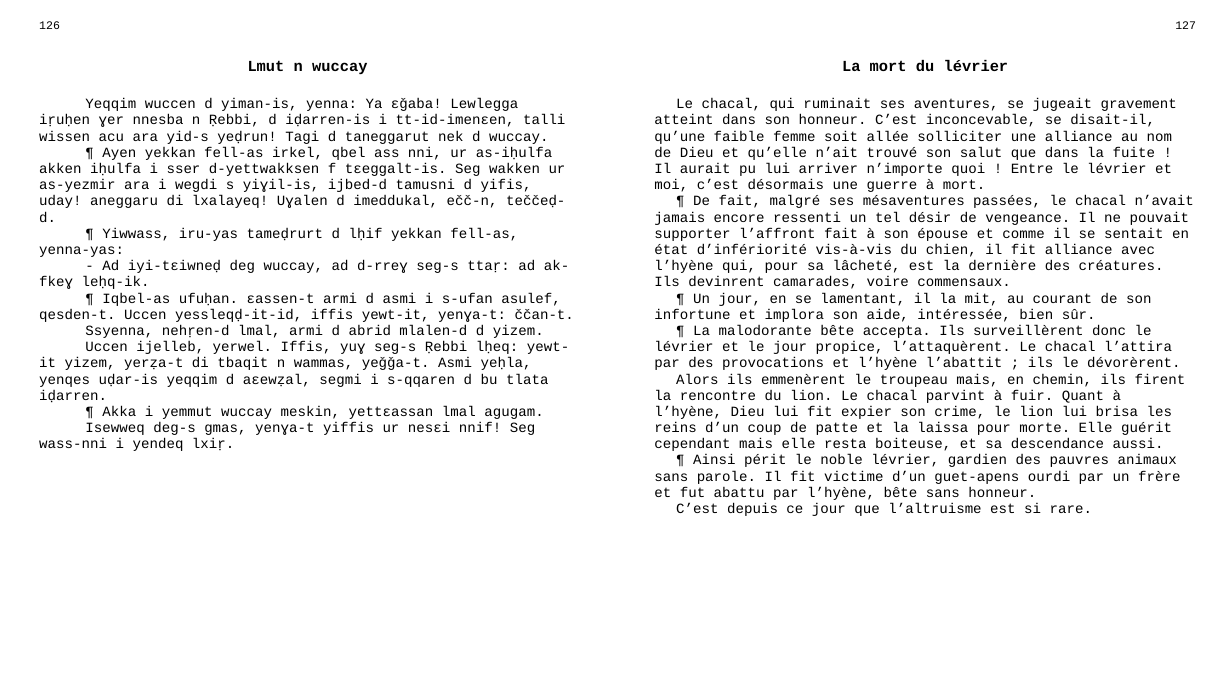
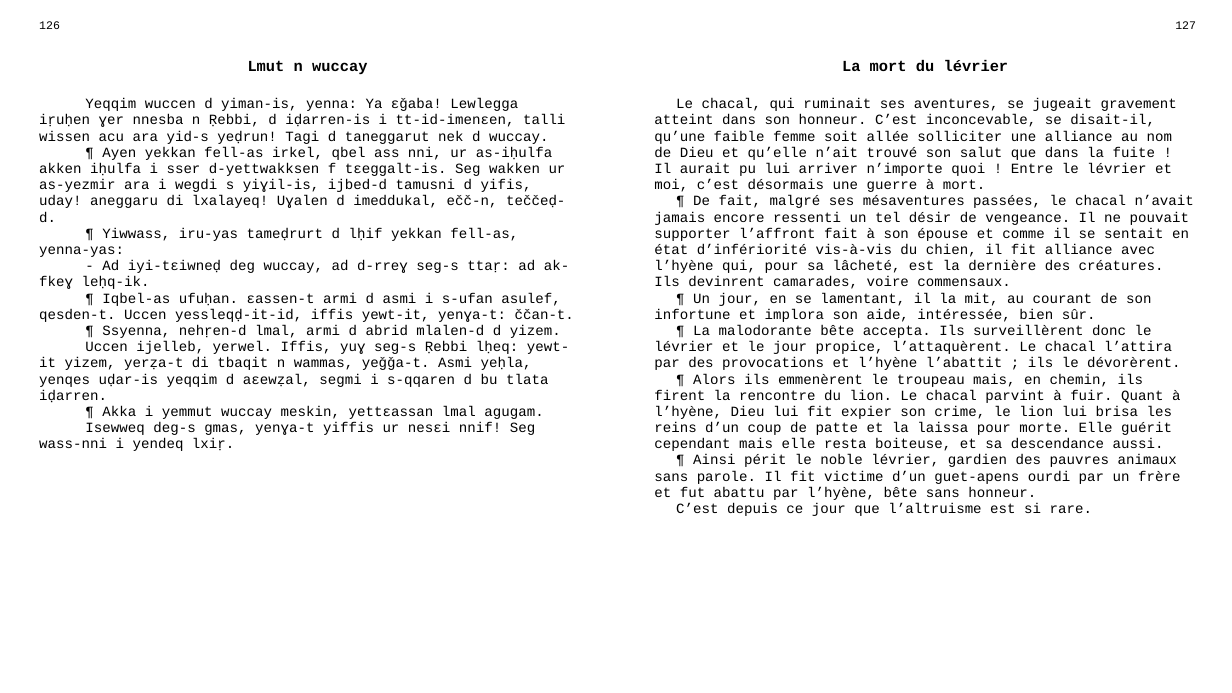
Before and after one commit to sferhah/tamacahut_n_wuccen, a slide deck: slide 59 of Uccen.ConsoleApp/uccen.pptx. Drawn at 1232x693 pixels with LibreOffice and Linux fonts; fonts in the diff are those of the drawing. Boxes give left, top, right and bottom in pixels: in the first picture for what was removed or moved away, otherwise in the second. Text is boxed around its words. In the diff, an @@ line names an element or a change of style, - is before the commit and + after.

```diff
--- a/Uccen.ConsoleApp/uccen.pptx
+++ b/Uccen.ConsoleApp/uccen.pptx
@@ table at box(30, 15, 1205, 668) @@
-row 3, column 1: Yeqqim wuccen d yiman-is, yenna: Ya ɛǧaba! Lewlegga iṛuḥen ɣer nnesba n Ṛebbi, d iḍarren-is i tt-id-imenɛen, talli wissen acu ara yid-s yeḍrun! Tagi d taneggarut nek d wuccay. / ¶ Ayen yekkan fell-as irkel, qbel ass nni, ur as-iḥulfa akken iḥulfa i sser d-yettwakksen f tɛeggalt-is. Seg wakken ur as-yezmir ara i wegdi s yiɣil-is, ijbed-d tamusni d yifis, uday! aneggaru di lxalayeq! Uɣalen d imeddukal, ečč-n, teččeḍ-d. / ¶ Yiwwass, iru-yas tameḍrurt d lḥif yekkan fell-as, yenna-yas: / - Ad iyi-tɛiwneḍ deg wuccay, ad d-rreɣ seg-s ttaṛ: ad ak-fkeɣ leḥq-ik. / ¶ Iqbel-as ufuḥan. ɛassen-t armi d asmi i s-ufan asulef, qesden-t. Uccen yessleqḍ-it-id, iffis yewt-it, yenɣa-t: ččan-t. / Ssyenna, nehṛen-d lmal, armi d abrid mlalen-d d yizem. / Uccen ijelleb, yerwel. Iffis, yuɣ seg-s Ṛebbi lḥeq: yewt-it yizem, yerẓa-t di tbaqit n wammas, yeǧǧa-t. Asmi yeḥla, yenqes uḍar-is yeqqim d aɛewẓal, segmi i s-qqaren d bu tlata iḍarren. / ¶ Akka i yemmut wuccay meskin, yettɛassan lmal agugam. / Isewweq deg-s gmas, yenɣa-t yiffis ur nesɛi nnif! Seg wass-nni i yendeq lxiṛ.
+row 3, column 1: Yeqqim wuccen d yiman-is, yenna: Ya ɛǧaba! Lewlegga iṛuḥen ɣer nnesba n Ṛebbi, d iḍarren-is i tt-id-imenɛen, talli wissen acu ara yid-s yeḍrun! Tagi d taneggarut nek d wuccay. / ¶ Ayen yekkan fell-as irkel, qbel ass nni, ur as-iḥulfa akken iḥulfa i sser d-yettwakksen f tɛeggalt-is. Seg wakken ur as-yezmir ara i wegdi s yiɣil-is, ijbed-d tamusni d yifis, uday! aneggaru di lxalayeq! Uɣalen d imeddukal, ečč-n, teččeḍ-d. / ¶ Yiwwass, iru-yas tameḍrurt d lḥif yekkan fell-as, yenna-yas: / - Ad iyi-tɛiwneḍ deg wuccay, ad d-rreɣ seg-s ttaṛ: ad ak-fkeɣ leḥq-ik. / ¶ Iqbel-as ufuḥan. ɛassen-t armi d asmi i s-ufan asulef, qesden-t. Uccen yessleqḍ-it-id, iffis yewt-it, yenɣa-t: ččan-t. / ¶ Ssyenna, nehṛen-d lmal, armi d abrid mlalen-d d yizem. / Uccen ijelleb, yerwel. Iffis, yuɣ seg-s Ṛebbi lḥeq: yewt-it yizem, yerẓa-t di tbaqit n wammas, yeǧǧa-t. Asmi yeḥla, yenqes uḍar-is yeqqim d aɛewẓal, segmi i s-qqaren d bu tlata iḍarren. / ¶ Akka i yemmut wuccay meskin, yettɛassan lmal agugam. / Isewweq deg-s gmas, yenɣa-t yiffis ur nesɛi nnif! Seg wass-nni i yendeq lxiṛ.
-row 3, column 3: Le chacal, qui ruminait ses aventures, se jugeait gravement atteint dans son honneur. C’est inconcevable, se disait-il, qu’une faible femme soit allée solliciter une alliance au nom de Dieu et qu’elle n’ait trouvé son salut que dans la fuite ! Il aurait pu lui arriver n’importe quoi ! Entre le lévrier et moi, c’est désormais une guerre à mort. / ¶ De fait, malgré ses mésaventures passées, le chacal n’avait jamais encore ressenti un tel désir de vengeance. Il ne pouvait supporter l’affront fait à son épouse et comme il se sentait en état d’infériorité vis-à-vis du chien, il fit alliance avec l’hyène qui, pour sa lâcheté, est la dernière des créatures. Ils devinrent camarades, voire commensaux. / ¶ Un jour, en se lamentant, il la mit, au courant de son infortune et implora son aide, intéressée, bien sûr. / ¶ La malodorante bête accepta. Ils surveillèrent donc le lévrier et le jour propice, l’attaquèrent. Le chacal l’attira par des provocations et l’hyène l’abattit ; ils le dévorèrent. / Alors ils emmenèrent le troupeau mais, en chemin, ils firent la rencontre du lion. Le chacal parvint à fuir. Quant à l’hyène, Dieu lui fit expier son crime, le lion lui brisa les reins d’un coup de patte et la laissa pour morte. Elle guérit cependant mais elle resta boiteuse, et sa descendance aussi. / ¶ Ainsi périt le noble lévrier, gardien des pauvres animaux sans parole. Il fit victime d’un guet-apens ourdi par un frère et fut abattu par l’hyène, bête sans honneur. / C’est depuis ce jour que l’altruisme est si rare.
+row 3, column 3: Le chacal, qui ruminait ses aventures, se jugeait gravement atteint dans son honneur. C’est inconcevable, se disait-il, qu’une faible femme soit allée solliciter une alliance au nom de Dieu et qu’elle n’ait trouvé son salut que dans la fuite ! Il aurait pu lui arriver n’importe quoi ! Entre le lévrier et moi, c’est désormais une guerre à mort. / ¶ De fait, malgré ses mésaventures passées, le chacal n’avait jamais encore ressenti un tel désir de vengeance. Il ne pouvait supporter l’affront fait à son épouse et comme il se sentait en état d’infériorité vis-à-vis du chien, il fit alliance avec l’hyène qui, pour sa lâcheté, est la dernière des créatures. Ils devinrent camarades, voire commensaux. / ¶ Un jour, en se lamentant, il la mit, au courant de son infortune et implora son aide, intéressée, bien sûr. / ¶ La malodorante bête accepta. Ils surveillèrent donc le lévrier et le jour propice, l’attaquèrent. Le chacal l’attira par des provocations et l’hyène l’abattit ; ils le dévorèrent. / ¶ Alors ils emmenèrent le troupeau mais, en chemin, ils firent la rencontre du lion. Le chacal parvint à fuir. Quant à l’hyène, Dieu lui fit expier son crime, le lion lui brisa les reins d’un coup de patte et la laissa pour morte. Elle guérit cependant mais elle resta boiteuse, et sa descendance aussi. / ¶ Ainsi périt le noble lévrier, gardien des pauvres animaux sans parole. Il fit victime d’un guet-apens ourdi par un frère et fut abattu par l’hyène, bête sans honneur. / C’est depuis ce jour que l’altruisme est si rare.
```
Also in this commit, not shown: 1 other file.
